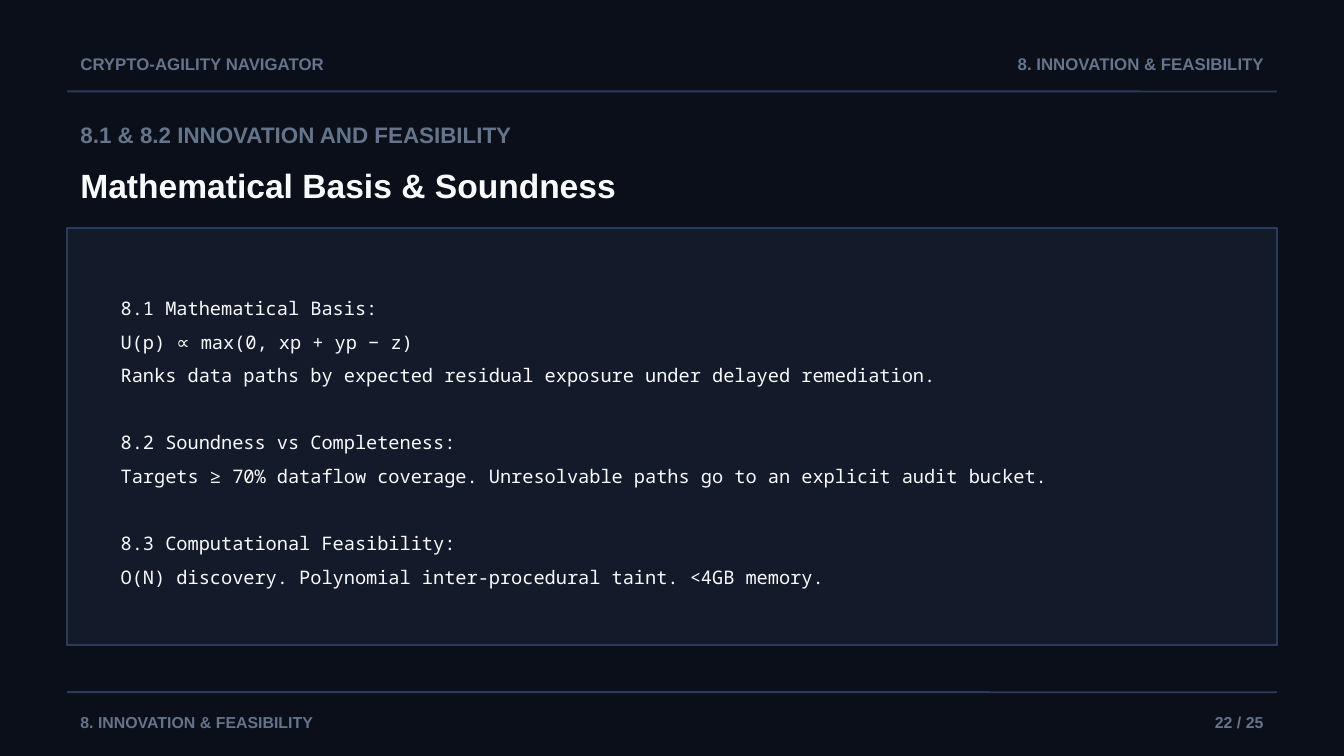
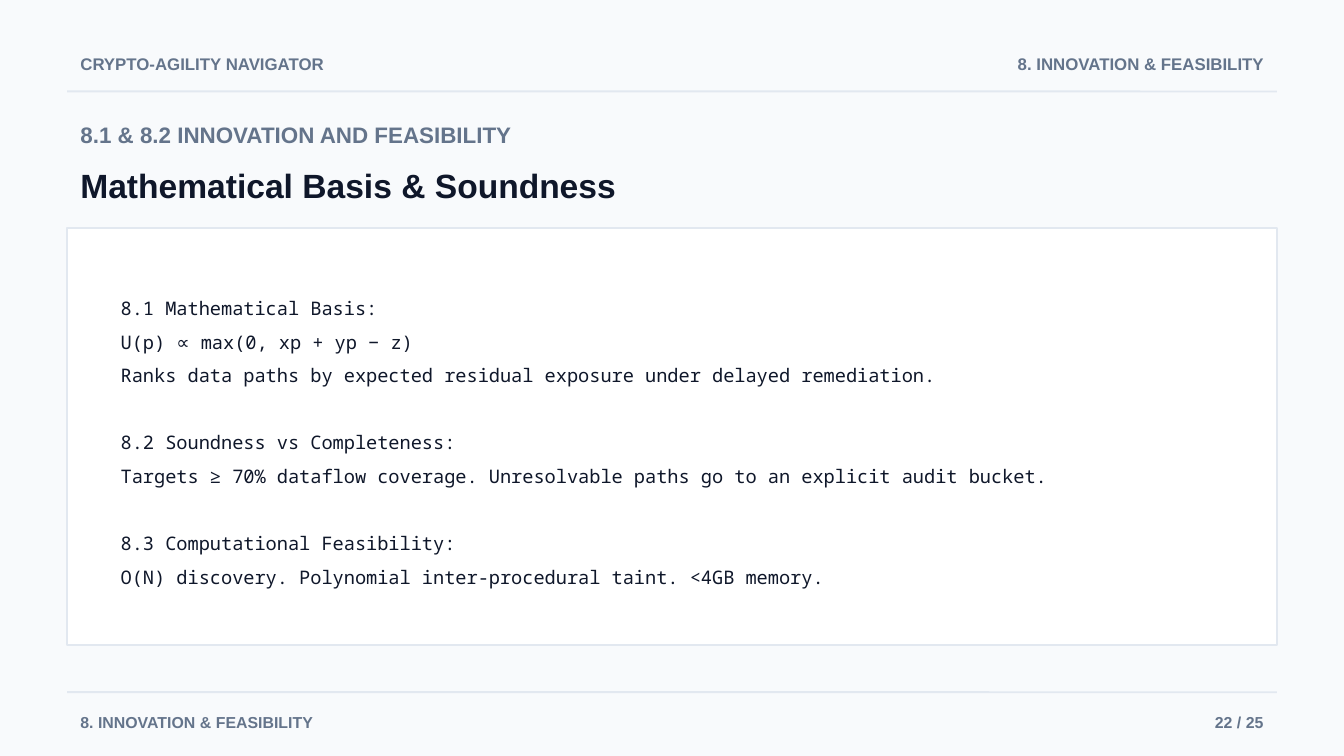
Before and after one commit to AviDhandhania/IDP-Project, a slide deck: slide 22 of docs/presentations/Crypto-Agility_Navigator_Review2.pptx. Drawn at 1344x756 pixels with LibreOffice and Linux fonts; fonts in the diff are those of the drawing. Boxes give left, top, right and bottom in pixels: in the first picture for what was removed or moved away, otherwise in the second. Text is boxed around its words. In the diff, an @@ line names an element or a change of style, - is before the commit and + after.

Commit message:
style: apply crisp light theme to PPT generator

```diff
--- a/docs/presentations/Crypto-Agility_Navigator_Review2.pptx
+++ b/docs/presentations/Crypto-Agility_Navigator_Review2.pptx
@@ background #0B0F19 to #F8FAFC @@
@@ line (67, 91) - (1277, 91): stroke #2A3B5C 1 pt to #E2E8F0 1 pt @@
@@ text "Mathematical Basis & Soundness" at bbox=[80, 173, 616, 199]: text colour #F8FAFC to #0F172A @@
@@ rectangle at bbox=[67, 228, 1277, 645]: fill #131B2B to #FFFFFF; outline #2A3B5C 1 pt to #E2E8F0 1 pt @@
@@ text "8.1 Mathematical Basis:" at bbox=[121, 300, 1047, 589]: text colour #F8FAFC to #0F172A @@
@@ line (67, 692) - (1277, 692): stroke #2A3B5C 1 pt to #E2E8F0 1 pt @@
```
Also in this commit, not shown: 24 other slides changed, 1 other file.
